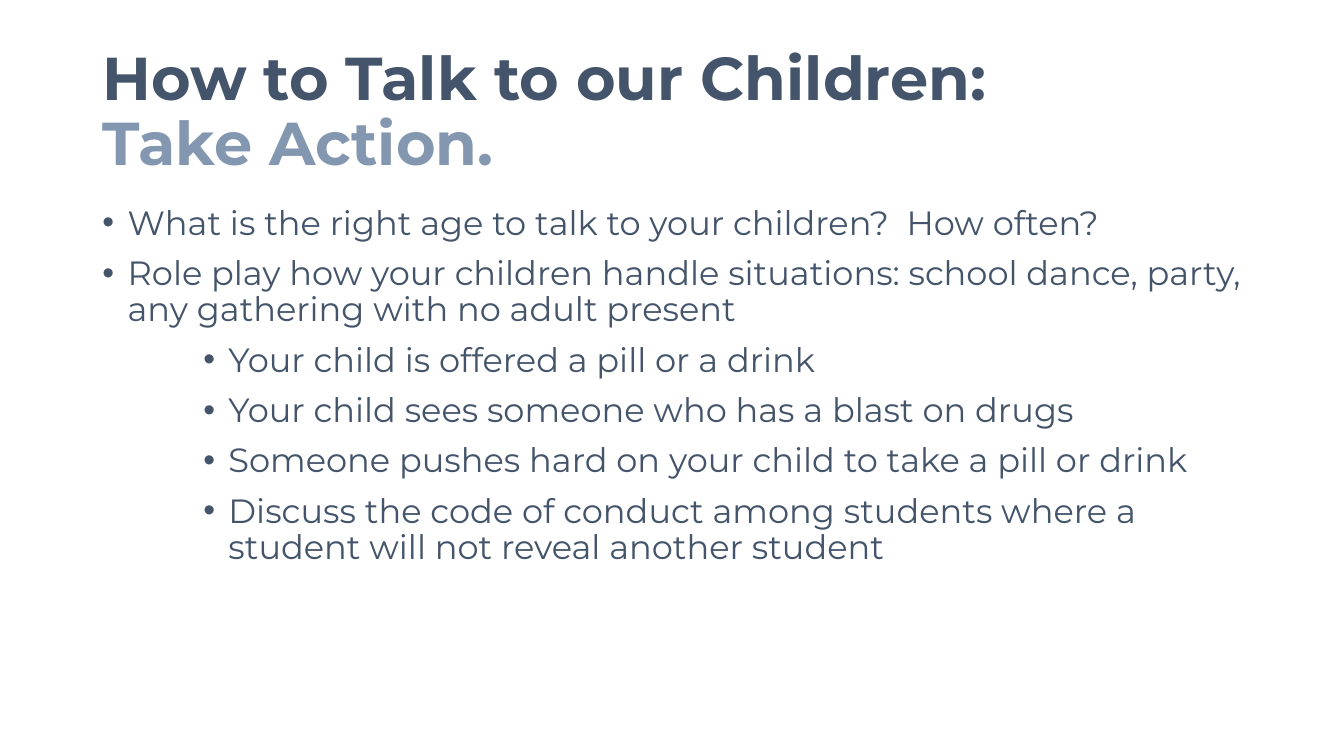
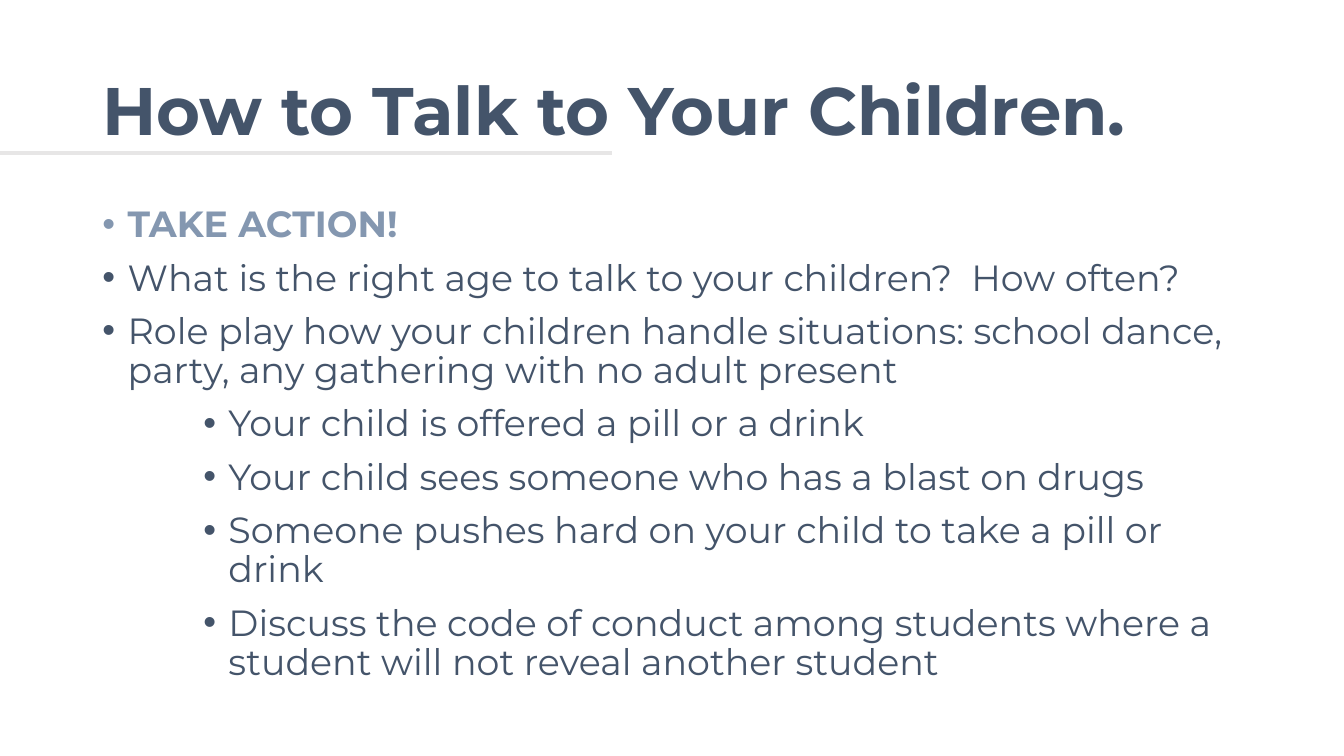
Before and after one commit to avifarah/Know-the-signs-when-and-how-talk-about-drugs, a slide deck: slide 8 of Know the Signs_When and How to Talk about Drugs.pptx. Drawn at 1344x756 pixels with LibreOffice and Linux fonts; fonts in the diff are those of the drawing. Boxes give left, top, right and bottom in pixels: in the first picture for what was removed or moved away, otherwise in the second. Text is boxed around its words. In the diff, an @@ line names an element or a change of style, - is before the commit and + after.

```diff
--- a/Know the Signs_When and How to Talk about Drugs.pptx
+++ b/Know the Signs_When and How to Talk about Drugs.pptx
@@ title at (102, 82, 1125, 136): text changed; size 43.2 to 48 pt @@
-How to Talk to our Children:
-Take Action.
+How to Talk to Your Children.
@@ line added from (0, 152) to (612, 152), #E7E6E6 3 pt @@
@@ text at (128, 211, 397, 238): paragraph added @@
+• TAKE ACTION!
@@ text at (128, 264, 1222, 675): size 24 to 26 pt @@
```
Also in this commit, not shown: 14 other slides changed.
